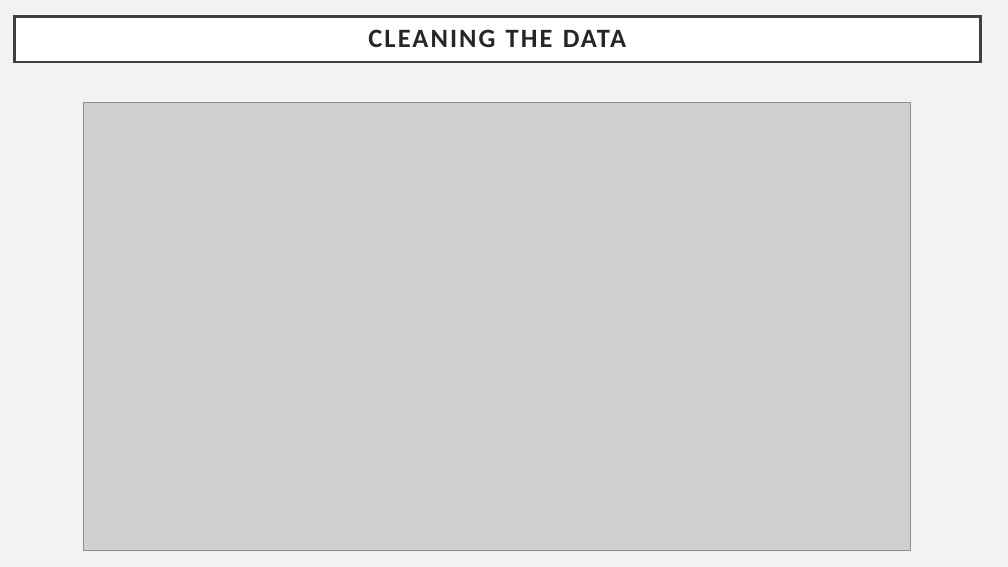
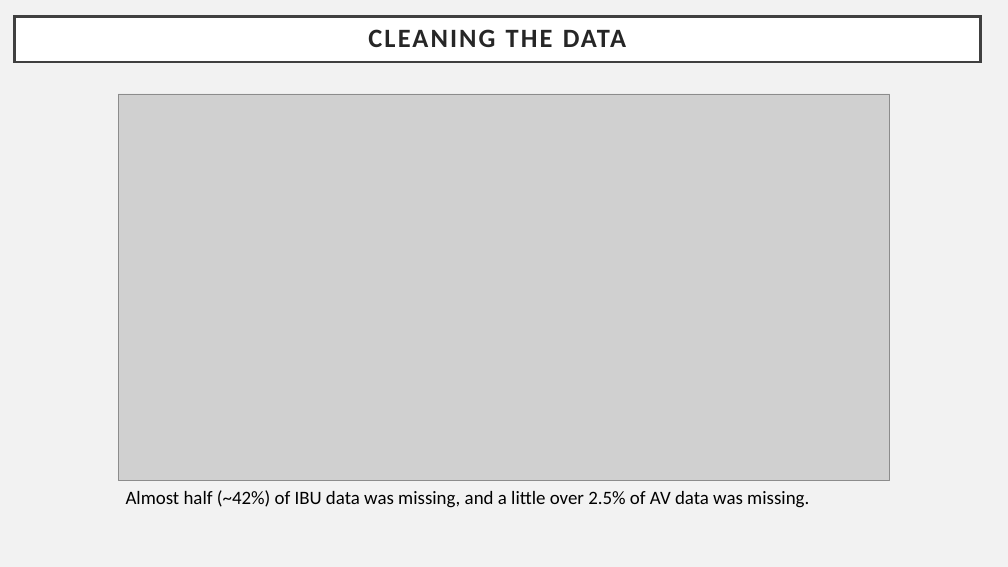
Before and after one commit to bensonnd/DS6306_David_Neil_Project_1, a slide deck: slide 3 of Analysis Presentations/Case Study 1 - David Wei, Neil Benson.pptx. Drawn at 1008x567 pixels with LibreOffice and Linux fonts; fonts in the diff are those of the drawing; grey boxes stand for pictures. Boxes give left, top, right and bottom in pixels: in the first picture for what was removed or moved away, otherwise in the second. Text is boxed around its words. In the diff, an @@ line names an element or a change of style, - is before the commit and + after.

```diff
--- a/Analysis Presentations/Case Study 1 - David Wei, Neil Benson.pptx
+++ b/Analysis Presentations/Case Study 1 - David Wei, Neil Benson.pptx
@@ picture: place and size @@
-picture at <box>83,103,910,551</box>
+picture at <box>118,94,890,481</box>
@@ text added at <box>126,490,809,508</box>, 18 pt, text #000000 @@
+Almost half (~42%) of IBU data was missing, and a little over 2.5% of AV data was missing.
```
Also in this commit, not shown: 5 other slides changed, 4 slides added, 2 slides removed, 2 other files.
